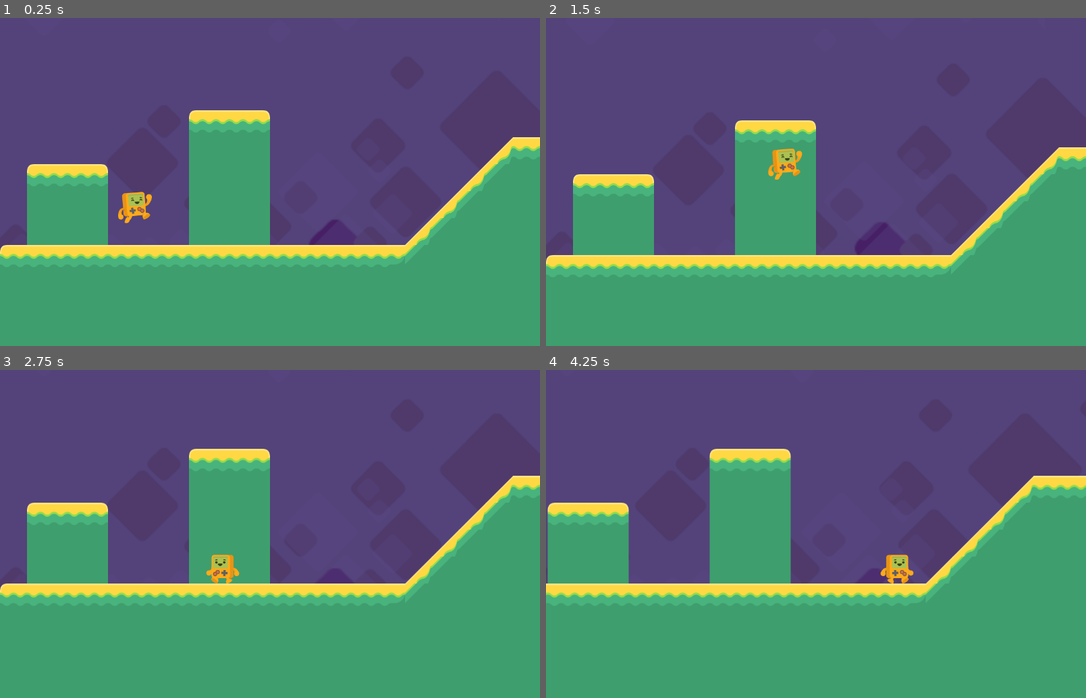
Above: before the commit, frames 1-4 (two rows, left to right).
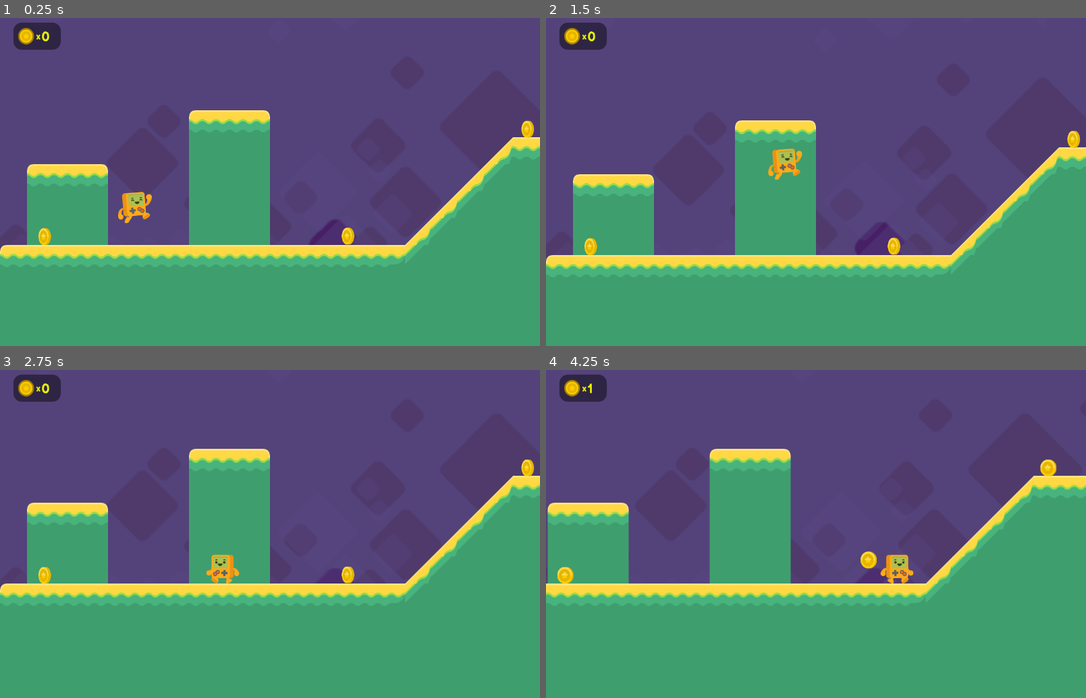
Above: after the commit, the same moments.

Repository: PedroPaiao/learn-godot-gdscript
Game: Godot game, scene res://scenes/level1.tscn
Two runs of this game, one before a commit and one after it. Both use one fixed random seed, a clock stepped at 60 frames per second and the inputs below.
Inputs:
- Up to frame 1 (0.25 s): no input
- Up to frame 2 (1.5 s): hold Right (ui_right) from 0.53 s (still down); tap Space (jump) at 0.77 s
- Up to frame 3 (2.75 s): tap Space (jump) at 1.52 s; release Right (ui_right) at 2.03 s; hold Left (ui_left) from 2.03 s (still down)
- Up to frame 4 (4.25 s): release Left (ui_left) at 2.78 s; hold Right (ui_right) from 2.78 s (still down); tap Space (jump) at 3.02, 3.77 s

The runs differ from the first frame. In frame 1, 1.0% of the frame differs, in the area x 2-99%, y 1-70%; in frame 2, 1.0%; in frame 3, 1.0%; in frame 4, 1.1%, in the area x 2-95%, y 1-66%.

Commit message:
[NEW] HUD

Diff:
--- a/project.godot
+++ b/project.godot
@@ -32,6 +32,15 @@
  ]
 }
 
+[layer_names]
+
+2d_physics/layer_1="player"
+2d_physics/layer_2="plataform"
+2d_physics/layer_3="fall_zone"
+2d_physics/layer_4="item"
+2d_physics/layer_5="enemy"
+2d_physics/layer_6="fireball"
+
 [rendering]
 
 environment/default_environment="res://default_env.tres"
--- /dev/null
+++ b/scenes/coin.tscn
@@ -0,0 +1,55 @@
+[gd_scene load_steps=8 format=2]
+
+[ext_resource path="res://assets/coin/gold_2.png" type="Texture" id=1]
+[ext_resource path="res://assets/coin/gold_3.png" type="Texture" id=2]
+[ext_resource path="res://assets/coin/gold_1.png" type="Texture" id=3]
+[ext_resource path="res://scripts/coin.gd" type="Script" id=4]
+
+[sub_resource type="CircleShape2D" id=1]
+
+[sub_resource type="SpriteFrames" id=2]
+animations = [ {
+"frames": [ ExtResource( 3 ), ExtResource( 1 ), ExtResource( 2 ) ],
+"loop": true,
+"name": "spin",
+"speed": 5.0
+} ]
+
+[sub_resource type="Animation" id=3]
+resource_name = "bounce"
+length = 0.5
+tracks/0/type = "value"
+tracks/0/path = NodePath("AnimatedSprite:offset")
+tracks/0/interp = 1
+tracks/0/loop_wrap = true
+tracks/0/imported = false
+tracks/0/enabled = true
+tracks/0/keys = {
+"times": PoolRealArray( 0, 0.5 ),
+"transitions": PoolRealArray( 1, 1 ),
+"update": 0,
+"values": [ Vector2( 0, 0 ), Vector2( 0, -160 ) ]
+}
+
+[node name="Coin" type="Area2D"]
+collision_layer = 0
+script = ExtResource( 4 )
+__meta__ = {
+"_edit_group_": true
+}
+
+[node name="CollisionPolygon2D" type="CollisionShape2D" parent="."]
+scale = Vector2( -3.04222, 4.11717 )
+shape = SubResource( 1 )
+
+[node name="AnimatedSprite" type="AnimatedSprite" parent="."]
+scale = Vector2( 1.01218, 1.03472 )
+frames = SubResource( 2 )
+animation = "spin"
+frame = 1
+playing = true
+
+[node name="AnimationPlayer" type="AnimationPlayer" parent="."]
+anims/bounce = SubResource( 3 )
+[connection signal="body_entered" from="." to="." method="_on_Coin_body_entered"]
+[connection signal="animation_finished" from="AnimationPlayer" to="." method="_on_AnimationPlayer_animation_finished"]
--- a/scenes/level1.tscn
+++ b/scenes/level1.tscn
@@ -1,10 +1,14 @@
-[gd_scene load_steps=9 format=2]
+[gd_scene load_steps=16 format=2]
 
 [ext_resource path="res://tilesets/new_tileset.tres" type="TileSet" id=1]
 [ext_resource path="res://scenes/steve.tscn" type="PackedScene" id=2]
 [ext_resource path="res://tilesets/one_way_tileset.tres" type="TileSet" id=3]
 [ext_resource path="res://assets/background/set2_background.png" type="Texture" id=4]
 [ext_resource path="res://assets/background/set2_tiles.png" type="Texture" id=5]
+[ext_resource path="res://scenes/coin.tscn" type="PackedScene" id=6]
+[ext_resource path="res://assets/HUD/coin_gold.png" type="Texture" id=7]
+[ext_resource path="res://assets/fonts/BalsamiqSans-Bold.ttf" type="DynamicFontData" id=8]
+[ext_resource path="res://scripts/HUD.gd" type="Script" id=9]
 
 [sub_resource type="RectangleShape2D" id=1]
 extents = Vector2( 96, 32 )
@@ -15,10 +19,26 @@
 [sub_resource type="RectangleShape2D" id=3]
 extents = Vector2( 576, 10 )
 
+[sub_resource type="StyleBoxFlat" id=4]
+bg_color = Color( 0, 0, 0, 0.443137 )
+corner_radius_top_left = 20
+corner_radius_top_right = 20
+corner_radius_bottom_right = 20
+corner_radius_bottom_left = 20
+
+[sub_resource type="DynamicFont" id=5]
+size = 22
+font_data = ExtResource( 8 )
+
+[sub_resource type="DynamicFont" id=6]
+size = 32
+font_data = ExtResource( 8 )
+
 [node name="level1" type="Node2D"]
 
 [node name="Tiles One-Way" type="TileMap" parent="."]
 tile_set = ExtResource( 3 )
+collision_layer = 2
 format = 1
 tile_data = PoolIntArray( 65543, 1, 0, 65544, 2, 0, 65545, 3, 0, 131079, 0, 0, 131080, 0, 0, 131081, 0, 0, 196609, 1, 0 …(282 unchanged characters)…
 
@@ -36,11 +56,13 @@
 
 [node name="Tiles Solid" type="TileMap" parent="."]
 tile_set = ExtResource( 1 )
+collision_layer = 2
 format = 1
 tile_data = PoolIntArray( 131090, 6, 0, 131091, 3, 0, 131092, 3, 0, 131093, 3, 0, 131094, 3, 0, 131098, 10, 0, 131099,  …(2016 unchanged characters)…
 
 [node name="Steve" parent="." instance=ExtResource( 2 )]
 position = Vector2( 320, 224 )
+collision_mask = 62
 
 [node name="Camera2D" type="Camera2D" parent="Steve"]
 current = true
@@ -99,6 +121,7 @@
 [node name="Fall Zone" type="Area2D" parent="."]
 position = Vector2( 1824, 832 )
 scale = Vector2( 5.04, 1 )
+collision_layer = 4
 __meta__ = {
 "_edit_group_": true
 }
@@ -106,4 +129,73 @@
 [node name="CollisionShape2D" type="CollisionShape2D" parent="Fall Zone"]
 scale = Vector2( 0.633698, 11.6748 )
 shape = SubResource( 3 )
+
+[node name="HUD" type="CanvasLayer" parent="."]
+script = ExtResource( 9 )
+
+[node name="Panel" type="Panel" parent="HUD"]
+margin_left = 32.0
+margin_top = 32.0
+margin_right = 144.0
+margin_bottom = 96.0
+custom_styles/panel = SubResource( 4 )
+__meta__ = {
+"_edit_use_anchors_": false
+}
+
+[node name="Coin Image" type="TextureRect" parent="HUD"]
+margin_left = 43.0
+margin_top = 44.0
+margin_right = 93.0
+margin_bottom = 96.0
+rect_scale = Vector2( 0.76, 0.76 )
+texture = ExtResource( 7 )
+expand = true
+__meta__ = {
+"_edit_use_anchors_": false
+}
+
+[node name="X" type="Label" parent="HUD"]
+margin_left = 86.0
+margin_top = 52.0
+margin_right = 126.0
+margin_bottom = 96.0
+custom_fonts/font = SubResource( 5 )
+custom_colors/font_color = Color( 0.913725, 0.964706, 0, 1 )
+text = "x"
+__meta__ = {
+"_edit_use_anchors_": false
+}
+
+[node name="Coins" type="Label" parent="HUD"]
+margin_left = 98.0
+margin_top = 47.0
+margin_right = 144.0
+margin_bottom = 91.0
+custom_fonts/font = SubResource( 6 )
+custom_colors/font_color = Color( 0.913725, 0.964706, 0, 1 )
+text = "##"
+__meta__ = {
+"_edit_use_anchors_": false
+}
+
+[node name="coins" type="Node2D" parent="."]
+
+[node name="Coin" parent="coins" instance=ExtResource( 6 )]
+position = Vector2( 825, 363 )
+scale = Vector2( 0.582006, 0.456633 )
+collision_layer = 8
+
+[node name="Coin2" parent="coins" instance=ExtResource( 6 )]
+position = Vector2( 1251, 109 )
+scale = Vector2( 0.582006, 0.456633 )
+collision_layer = 8
+
+[node name="Coin3" parent="coins" instance=ExtResource( 6 )]
+position = Vector2( 106, 364 )
+scale = Vector2( 0.582006, 0.456633 )
+collision_layer = 8
 [connection signal="body_entered" from="Fall Zone" to="Steve" method="_on_Fall_Zone_body_entered"]
+[connection signal="coin_collected" from="coins/Coin" to="HUD" method="_on_Coin_coin_collected"]
+[connection signal="coin_collected" from="coins/Coin2" to="HUD" method="_on_Coin_coin_collected"]
+[connection signal="coin_collected" from="coins/Coin3" to="HUD" method="_on_Coin_coin_collected"]
--- /dev/null
+++ b/scripts/HUD.gd
@@ -0,0 +1,16 @@
+extends CanvasLayer
+
+var coins = 0
+
+func _ready():
+	$Coins.text = String(coins)
+
+# Essa função vai fazer com que saibamos
+# as moedas coletadas
+
+func _on_Coin_coin_collected():
+	coins += 1
+	_ready()
+
+	if(coins == 3):
+		get_tree().change_scene("res://scenes/level1.tscn")
--- /dev/null
+++ b/scripts/coin.gd
@@ -0,0 +1,16 @@
+extends Area2D
+
+signal coin_collected
+
+func _on_Coin_body_entered(body):
+	$AnimationPlayer.play("bounce")
+	# Remove o colision shape para que o player não consiga
+	# pegar a moeda duas vezes
+
+	set_collision_layer_bit(0, false)
+
+	# Emite um sinal para contabilizar uma moeda ao personagem
+	emit_signal("coin_collected")
+
+func _on_AnimationPlayer_animation_finished(anim_name):
+	queue_free()
--- a/scripts/steve.gd
+++ b/scripts/steve.gd
@@ -1,6 +1,8 @@
 extends KinematicBody2D
 
 var velocity = Vector2(0, 0)
+var coins = 0
+
 const SPEED = 260
 const GRAVITY = 30
 const JUMPFORCE = -900
@@ -34,6 +36,6 @@
 
 	velocity.x = lerp(velocity.x, 0, 0.2)
 
-
+# Resetar a fase quando atingir a fall zone
 func _on_Fall_Zone_body_entered(body):
 	get_tree().change_scene("res://scenes/level1.tscn")
Binary file added: assets/HUD/coin_gold.png
Not shown, added: assets/HUD/coin_gold.png.import
Binary file added: assets/coin/gold_1.png
Not shown, added: assets/coin/gold_1.png.import
Binary file added: assets/coin/gold_2.png
Not shown, added: assets/coin/gold_2.png.import
Binary file added: assets/coin/gold_3.png
Not shown, added: assets/coin/gold_3.png.import
Binary file added: assets/fonts/BalsamiqSans-Bold.ttf
